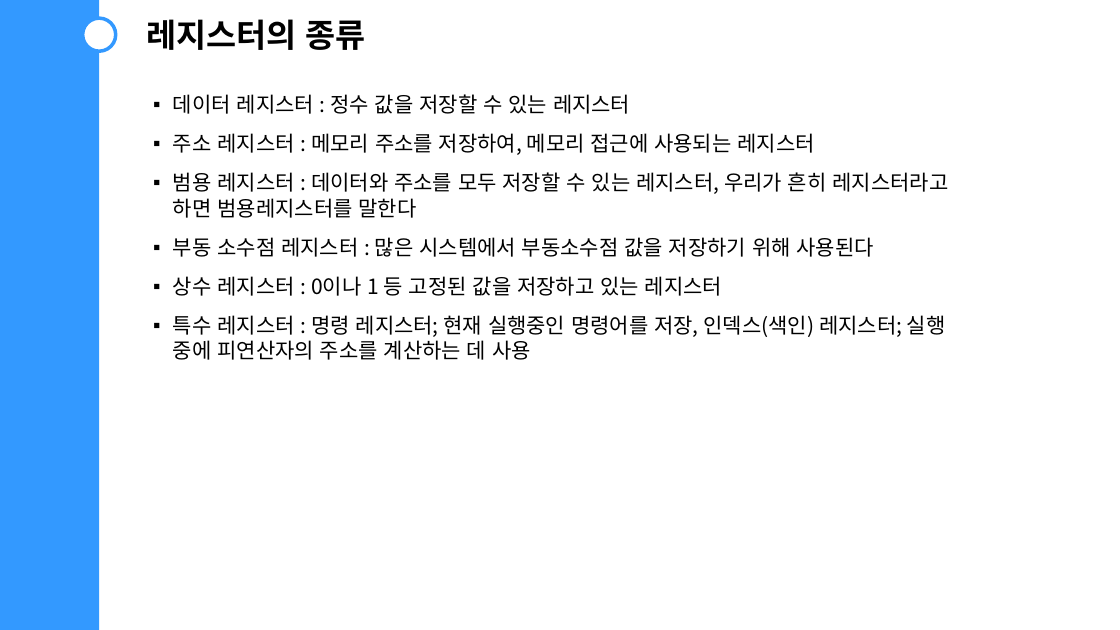
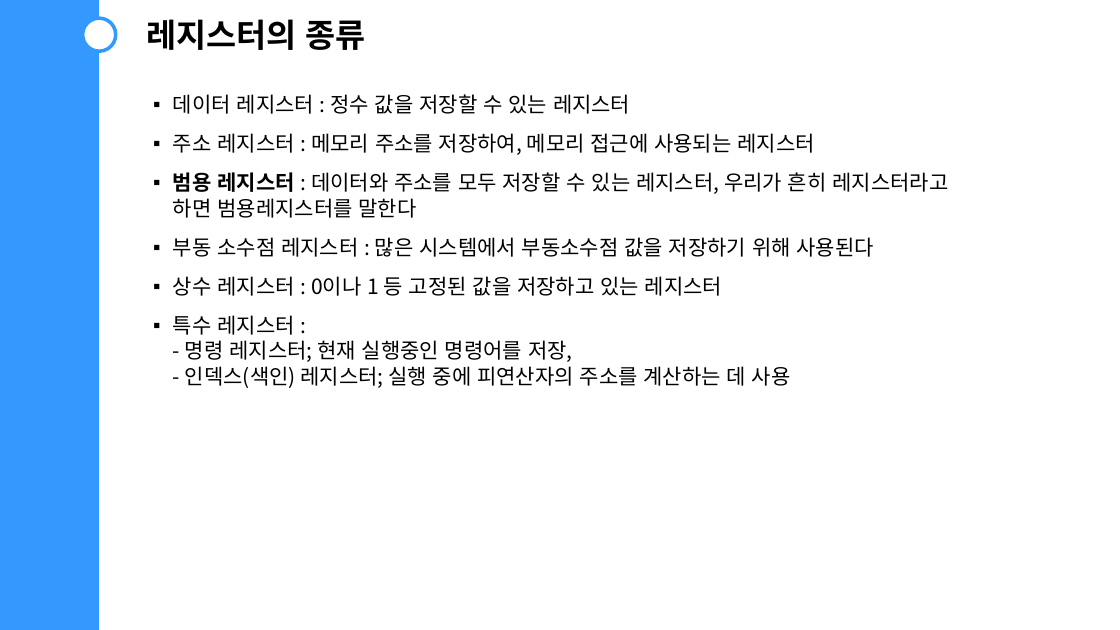
Before and after one commit to siwon-park/computer-science-study, a slide deck: slide 6 of 박시원/발표자료/220629_레지스터.pptx. Drawn at 1120x630 pixels with LibreOffice and Linux fonts; fonts in the diff are those of the drawing. Boxes give left, top, right and bottom in pixels: in the first picture for what was removed or moved away, otherwise in the second. Text is boxed around its words. In the diff, an @@ line names an element or a change of style, - is before the commit and + after.

```diff
--- a/박시원/발표자료/220629_레지스터.pptx
+++ b/박시원/발표자료/220629_레지스터.pptx
@@ text at (173,172,948,218): bold on in "범용 레지스터" @@
@@ text at (173,315,791,388): text changed @@
-▪ 특수 레지스터 : 명령 레지스터; 현재 실행중인 명령어를 저장, 인덱스(색인) 레지스터; 실행 중에 피연산자의 주소를 계산하는 데 사용
+▪ 특수 레지스터 :
+  - 명령 레지스터; 현재 실행중인 명령어를 저장,
+  - 인덱스(색인) 레지스터; 실행 중에 피연산자의 주소를 계산하는 데 사용
```
Also in this commit, not shown: 4 other slides changed, 1 other file.
